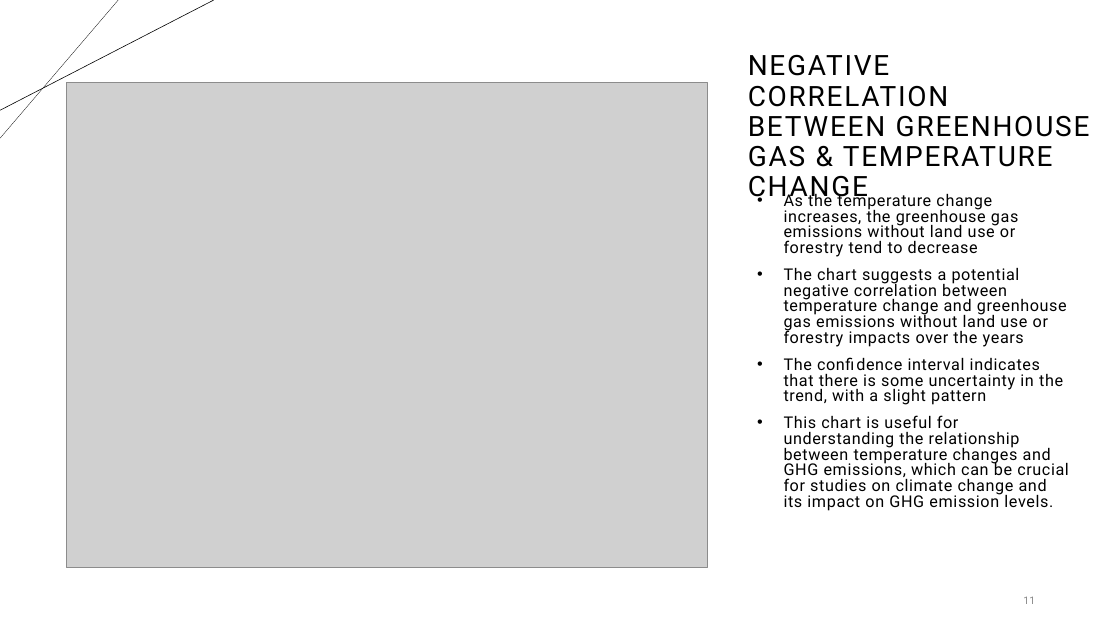
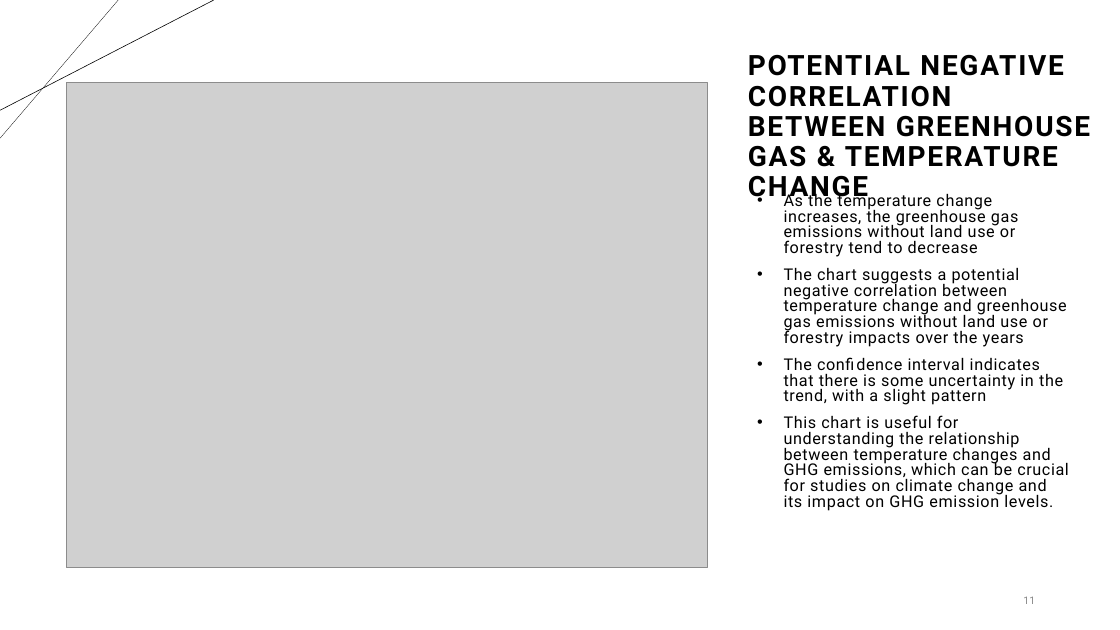
Before and after one commit to LaserLon/EDA, a slide deck: slide 11 of Chelsey/Group_1_EDA_Presentation.pptx. Drawn at 1120x630 pixels with LibreOffice and Linux fonts; fonts in the diff are those of the drawing; grey boxes stand for pictures. Boxes give left, top, right and bottom in pixels: in the first picture for what was removed or moved away, otherwise in the second. Text is boxed around its words. In the diff, an @@ line names an element or a change of style, - is before the commit and + after.

```diff
--- a/Chelsey/Group_1_EDA_Presentation.pptx
+++ b/Chelsey/Group_1_EDA_Presentation.pptx
@@ title at (748,55,1090,203): text changed; bold on @@
-NEGATIVE CORRELATION BETWEEN GREENHOUSE GAS & TEMPERATURE CHANGE
+POTENTIAL NEGATIVE CORRELATION BETWEEN GREENHOUSE GAS & TEMPERATURE CHANGE
```
Also in this commit, not shown: 10 other slides changed, 3 slides added, 1 slide removed.
